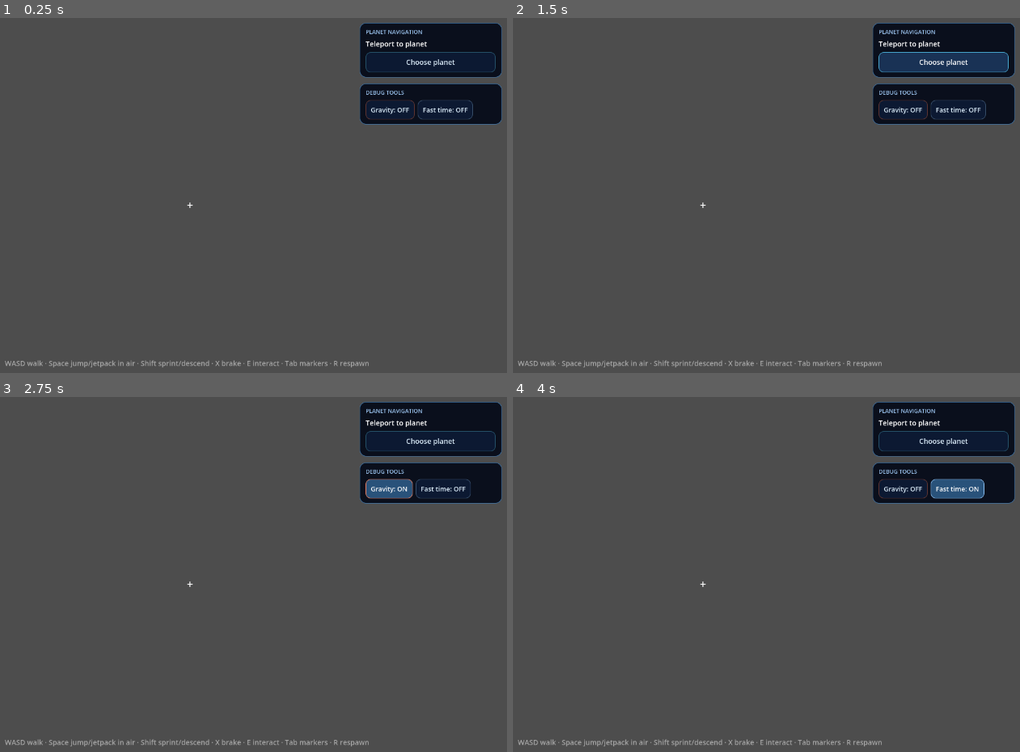
Above: before the commit, frames 1-4 (two rows, left to right).
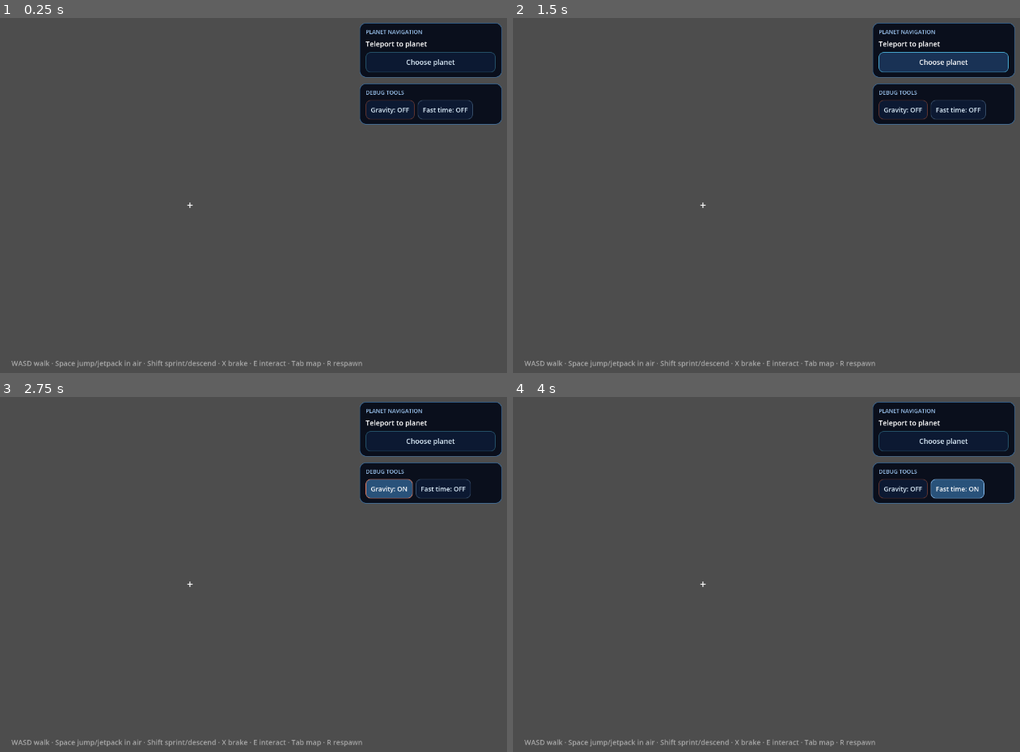
Above: after the commit, the same moments.

Repository: mdufaud/outer-godot
Game: Godot game, scene res://scenes/hud.tscn
The game is run twice, just before and just after one commit, with the same random seed, the same clock (stepped at 60 frames per second) and the same inputs. This scene is started directly instead of the project's main scene.
Inputs:
- Up to frame 1 (0.25 s): no input
- Up to frame 2 (1.5 s): click "Choose planet" at 0.5 s; click "Hide planets" at 1.25 s
- Up to frame 3 (2.75 s): click "Gravity: OFF" at 2 s
- Up to frame 4 (4 s): click "Gravity: ON" at 2.75 s; click "Fast time: OFF" at 3.5 s

The runs differ from the first frame. In frame 1, 0.5% of the frame differs, in the area x 0-73%, y 96-99%; in frame 2, 0.5%; in frame 3, 0.5%; in frame 4, 0.5%.

Commit message:
hud globe

Diff:
--- a/scripts/hud.gd
+++ b/scripts/hud.gd
@@ -1,6 +1,7 @@
 extends CanvasLayer
 
 const BonificationMathScript := preload("res://scripts/bonification_math.gd")
+const HudGlobeScript := preload("res://scripts/hud_globe.gd")
 
 class NavigationOverlay extends Control:
 	var hud: CanvasLayer
@@ -28,6 +29,7 @@
 var gravity_button: Button
 var orbit_button: Button
 var navigation_overlay: NavigationOverlay
+var globe: Control
 var planet_markers_visible := false
 var celestial_bodies: Array[Node3D] = []
 var gravity_debug_visible := false
@@ -37,8 +39,8 @@
 var aimed_body: Node3D
 var ui_scale := 1.0
 
-const HINT_FOOT := "WASD walk · Space jump/jetpack in air · Shift sprint/descend · X brake · E interact · Tab markers · R respawn"
-const HINT_SHIP := "WASD thrust · Space/Shift up/down · Mouse steer · LMB lock · Z/C roll · X brake · Tab markers · E exit"
+const HINT_FOOT := "WASD walk · Space jump/jetpack in air · Shift sprint/descend · X brake · E interact · Tab map · R respawn"
+const HINT_SHIP := "WASD thrust · Space/Shift up/down · Mouse steer · LMB lock · Z/C roll · X brake · Tab map · E exit"
 const MARKER_MARGIN := 42.0
 const SHIP_COLOR := Color(0.35, 0.85, 1.0, 0.9)
 const PLANET_COLOR := Color(1.0, 0.82, 0.42, 0.82)
@@ -65,6 +67,7 @@
 		if body is Node3D:
 			celestial_bodies.append(body)
 	_build_navigation_overlay()
+	_build_globe()
 
 	var crosshair := Label.new()
 	crosshair.text = "+"
@@ -114,6 +117,14 @@
 	navigation_overlay.position = Vector2.ZERO
 	navigation_overlay.size = get_viewport().get_visible_rect().size
 	add_child(navigation_overlay)
+
+
+func _build_globe() -> void:
+	globe = HudGlobeScript.new()
+	globe.name = "HudGlobe"
+	globe.hud = self
+	globe.mouse_filter = Control.MOUSE_FILTER_IGNORE
+	add_child(globe)
 
 
 func _build_teleport_menu() -> void:
@@ -253,6 +264,9 @@
 	if navigation_overlay != null:
 		navigation_overlay.size = teleport_root.size
 	var viewport_size := teleport_root.size
+	if globe != null:
+		globe.size = Vector2(180.0, 190.0) * ui_scale
+		globe.position = Vector2((viewport_size.x - globe.size.x) * 0.5, 24.0 * ui_scale)
 	var margin := 16.0 * ui_scale
 	var width := clampf(viewport_size.x * 0.22, 236.0 * ui_scale, 286.0 * ui_scale)
 	width = minf(width, maxf(216.0, viewport_size.x - margin * 2.0))
--- /dev/null
+++ b/scripts/hud_globe.gd
@@ -0,0 +1,241 @@
+extends Control
+
+const GLOBE_RADIUS := 62.0
+const LAT_STEPS := [-60.0, -30.0, 0.0, 30.0, 60.0]
+const MERIDIAN_COUNT := 4
+const ARC_SEGMENTS := 48
+const TRAIL_LENGTH := 100.0
+const TRAIL_SPACING := 4.0
+const TELEPORT_JUMP := 50.0
+const FACE_SMOOTH := 8.0
+
+const GRID_COLOR := Color(0.58, 0.82, 1.0, 0.68)
+const NORTH_COLOR := Color(1.0, 0.42, 0.34)
+const SOUTH_COLOR := Color(0.42, 0.72, 1.0)
+const PLAYER_COLOR := Color(0.45, 1.0, 0.70)
+
+var hud
+var main: Node3D
+var player: CharacterBody3D
+var _floating_origin: Node
+var _origin_shift_total := Vector3.ZERO
+var _body: Node3D
+var _direction := Vector3.UP
+var _face := Vector3.FORWARD
+var _right := Vector3.RIGHT
+var _latitude_degrees := 0.0
+var _altitude := -1.0
+var _trail: Array[Vector3] = []
+var _trail_body: Node3D
+var _last_sample_world := Vector3.ZERO
+var _has_last_sample := false
+var _latitude_rings: Array[PackedVector3Array] = []
+
+
+func _ready() -> void:
+	var hud_node := get_tree().get_first_node_in_group("hud")
+	if hud_node != null:
+		main = hud_node.get_parent() as Node3D
+	if main != null:
+		player = main.get("player") as CharacterBody3D
+		_floating_origin = main.get_node_or_null("FloatingOrigin")
+		if _floating_origin != null:
+			_origin_shift_total = _floating_origin.get("total_shift")
+	_precompute_latitude_rings()
+	visible = false
+
+
+func _process(delta: float) -> void:
+	if hud == null or not is_instance_valid(player):
+		visible = false
+		return
+	if player.piloting:
+		visible = false
+		return
+	if _floating_origin == null and main != null:
+		_floating_origin = main.get_node_or_null("FloatingOrigin")
+	if _floating_origin != null:
+		var shift_total: Vector3 = _floating_origin.get("total_shift")
+		if not shift_total.is_equal_approx(_origin_shift_total):
+			_origin_shift_total = shift_total
+			queue_redraw()
+			return
+	var nearest := Gravity.get_nearest_surface(player.global_position) as Node3D
+	if nearest == null:
+		visible = false
+		_body = null
+		return
+	_body = nearest
+	visible = hud.planet_markers_visible
+	var offset := player.global_position - _body.global_position
+	if offset.length_squared() < 0.0001:
+		visible = false
+		return
+	_direction = offset.normalized()
+	_update_view_frame(delta)
+	_update_trail()
+	_latitude_degrees = rad_to_deg(asin(clampf(_direction.dot(Vector3.UP), -1.0, 1.0)))
+	_altitude = Gravity.get_altitude(player.global_position)
+	queue_redraw()
+
+
+func _update_view_frame(delta: float) -> void:
+	var target_face := _direction - Vector3.UP * _direction.dot(Vector3.UP)
+	if target_face.length_squared() > 0.0001:
+		target_face = target_face.normalized()
+		_face = _face.slerp(target_face, 1.0 - exp(-FACE_SMOOTH * delta)).normalized()
+	_right = Vector3.UP.cross(_face).normalized()
+
+
+func _update_trail() -> void:
+	var current := player.global_position - _body.global_position
+	if _body != _trail_body:
+		_trail.clear()
+		_trail_body = _body
+		_last_sample_world = current
+		_has_last_sample = true
+		return
+	if not _has_last_sample:
+		_last_sample_world = current
+		_has_last_sample = true
+		return
+	var distance := current.distance_to(_last_sample_world)
+	if distance > TELEPORT_JUMP:
+		_trail.clear()
+		_last_sample_world = current
+		return
+	if distance < TRAIL_SPACING:
+		return
+	_trail.append(_direction)
+	_last_sample_world = current
+	var maximum := int(TRAIL_LENGTH / TRAIL_SPACING)
+	while _trail.size() > maximum:
+		_trail.pop_front()
+
+
+func _precompute_latitude_rings() -> void:
+	_latitude_rings.clear()
+	for latitude_value in LAT_STEPS:
+		var latitude := deg_to_rad(float(latitude_value))
+		var ring := PackedVector3Array()
+		for segment in range(ARC_SEGMENTS + 1):
+			var angle := TAU * float(segment) / float(ARC_SEGMENTS)
+			var ring_radius := cos(latitude)
+			ring.append(Vector3(ring_radius * cos(angle), -sin(latitude), ring_radius * sin(angle)))
+		_latitude_rings.append(ring)
+
+
+func _draw() -> void:
+	if _body == null or hud == null:
+		return
+	var scale := float(hud.ui_scale)
+	var radius := GLOBE_RADIUS * scale
+	var center := Vector2(size.x * 0.5, radius + 16.0 * scale)
+	draw_arc(center, radius, 0.0, TAU, ARC_SEGMENTS, GRID_COLOR, 1.5 * scale, true)
+	_draw_latitudes(center, radius, scale)
+	_draw_meridians(center, radius, scale)
+	_draw_poles(center, radius, scale)
+	_draw_trail(center, radius, scale)
+	_draw_ship(center, radius, scale)
+	_draw_player(center, radius, scale)
+	_draw_label(center, radius, scale)
+
+
+func _draw_latitudes(center: Vector2, radius: float, scale: float) -> void:
+	for index in range(_latitude_rings.size()):
+		var projected := PackedVector2Array()
+		var depths := PackedFloat32Array()
+		for point in _latitude_rings[index]:
+			projected.append(center + Vector2(point.x, point.y) * radius)
+			depths.append(point.z)
+		var width := (1.5 if is_zero_approx(float(LAT_STEPS[index])) else 0.9) * scale
+		_draw_depth_curve(projected, depths, width)
+
+
+func _draw_meridians(center: Vector2, radius: float, scale: float) -> void:
+	var face_angle := atan2(_face.x, _face.z)
+	for meridian in range(MERIDIAN_COUNT):
+		var longitude := float(meridian) * PI / float(MERIDIAN_COUNT)
+		var relative := longitude - face_angle
+		var projected := PackedVector2Array()
+		var depths := PackedFloat32Array()
+		for segment in range(ARC_SEGMENTS + 1):
+			var angle := TAU * float(segment) / float(ARC_SEGMENTS)
+			projected.append(center + Vector2(sin(relative) * cos(angle), -sin(angle)) * radius)
+			depths.append(cos(relative) * cos(angle))
+		_draw_depth_curve(projected, depths, 0.9 * scale)
+
+
+func _draw_depth_curve(points: PackedVector2Array, depths: PackedFloat32Array, width: float) -> void:
+	var far_color := Color(GRID_COLOR, GRID_COLOR.a * 0.24)
+	var near_color := GRID_COLOR
+	for near_pass in [false, true]:
+		var color := near_color if near_pass else far_color
+		for index in range(points.size() - 1):
+			var is_near := (depths[index] + depths[index + 1]) * 0.5 > 0.0
+			if is_near == near_pass:
+				draw_line(points[index], points[index + 1], color, width, true)
+
+
+func _project(direction: Vector3, center: Vector2, radius: float) -> Vector2:
+	return center + Vector2(direction.dot(_right), -direction.dot(Vector3.UP)) * radius
+
+
+func _draw_poles(center: Vector2, radius: float, scale: float) -> void:
+	var font := ThemeDB.fallback_font
+	var north := center + Vector2.UP * radius
+	var south := center + Vector2.DOWN * radius
+	draw_line(north + Vector2.LEFT * 5.0 * scale, north + Vector2.RIGHT * 5.0 * scale, NORTH_COLOR, 2.0 * scale, true)
+	draw_string(font, north + Vector2(8.0, 5.0) * scale, "N", HORIZONTAL_ALIGNMENT_LEFT, -1.0, hud._px(13), NORTH_COLOR)
+	draw_line(south + Vector2.LEFT * 5.0 * scale, south + Vector2.RIGHT * 5.0 * scale, SOUTH_COLOR, 2.0 * scale, true)
+	draw_string(font, south + Vector2(8.0, 5.0) * scale, "S", HORIZONTAL_ALIGNMENT_LEFT, -1.0, hud._px(13), SOUTH_COLOR)
+
+
+func _draw_trail(center: Vector2, radius: float, scale: float) -> void:
+	for index in range(_trail.size()):
+		var direction := _trail[index]
+		if direction.dot(_face) <= 0.0:
+			continue
+		var age := float(index + 1) / float(_trail.size())
+		var color := Color(PLAYER_COLOR, lerpf(0.16, 0.72, age))
+		draw_circle(_project(direction, center, radius), 1.6 * scale, color)
+
+
+func _draw_player(center: Vector2, radius: float, scale: float) -> void:
+	var position_value := _project(_direction, center, radius)
+	draw_circle(position_value, 3.2 * scale, PLAYER_COLOR)
+	draw_arc(position_value, 6.0 * scale, 0.0, TAU, 20, Color(PLAYER_COLOR, 0.82), 1.3 * scale, true)
+
+
+func _draw_ship(center: Vector2, radius: float, scale: float) -> void:
+	if main == null:
+		return
+	var ship := main.get("ship") as Node3D
+	if not is_instance_valid(ship) or Gravity.get_nearest_surface(ship.global_position) != _body:
+		return
+	var ship_offset := ship.global_position - _body.global_position
+	if ship_offset.length_squared() < 0.0001:
+		return
+	var ship_direction := ship_offset.normalized()
+	var position_value := _project(ship_direction, center, radius)
+	var color: Color = hud.SHIP_COLOR
+	if ship_direction.dot(_face) <= 0.0:
+		color.a *= 0.32
+	var diamond := PackedVector2Array([
+		position_value + Vector2.UP * 5.0 * scale,
+		position_value + Vector2.RIGHT * 5.0 * scale,
+		position_value + Vector2.DOWN * 5.0 * scale,
+		position_value + Vector2.LEFT * 5.0 * scale,
+	])
+	draw_colored_polygon(diamond, Color(color, color.a * 0.28))
+	draw_polyline(PackedVector2Array([diamond[0], diamond[1], diamond[2], diamond[3], diamond[0]]), color, 1.2 * scale, true)
+	var distance_text: String = hud._format_distance(player.global_position.distance_to(ship.global_position))
+	draw_string(ThemeDB.fallback_font, position_value + Vector2(7.0, -6.0) * scale, "SHIP  %s" % distance_text, HORIZONTAL_ALIGNMENT_LEFT, -1.0, hud._px(10), color)
+
+
+func _draw_label(center: Vector2, radius: float, scale: float) -> void:
+	var text := "%s\nLat %+.0f°" % [_body.name, _latitude_degrees]
+	if _altitude >= 0.0:
+		text += "  Alt %.0f m" % _altitude
+	var color := Color(0.72, 0.88, 1.0, 0.9)
+	draw_multiline_string(ThemeDB.fallback_font, Vector2(0.0, center.y + radius + 20.0 * scale), text, HORIZONTAL_ALIGNMENT_CENTER, size.x, hud._px(12), 2, color)
--- a/scripts/touch_hud.gd
+++ b/scripts/touch_hud.gd
@@ -68,11 +68,13 @@
 		_add_btn("Roll L", "roll_left", Callable(), 2, 1)
 		_add_btn("Exit", "", _exit_ship, 1, 1)
 		_add_btn("R", "", _respawn, 0, 2)
+		_add_btn("Map", "", _toggle_map, 1, 2)
 	else:
 		_add_btn("Jump", "jump", Callable(), 0, 0)
 		_add_btn("Sprint", "sprint", Callable(), 0, 1)
 		_add_btn("E", "", _interact, 1, 0)
 		_add_btn("R", "", _respawn, 1, 1)
+		_add_btn("Map", "", _toggle_map, 1, 2)
 	_notify_hud_layout()
 	queue_redraw()
 
@@ -221,6 +223,12 @@
 
 func _respawn() -> void:
 	main.respawn()
+
+
+func _toggle_map() -> void:
+	var hud := get_tree().get_first_node_in_group("hud")
+	if hud != null:
+		hud.planet_markers_visible = not hud.planet_markers_visible
 
 
 func _draw() -> void:
@@ -277,6 +285,8 @@
 			return "↶"
 		"Exit":
 			return "×"
+		"Map":
+			return "◍"
 	return "•"
 
 
@@ -298,6 +308,8 @@
 		return Color(1.0, 0.56, 0.36)
 	if label in ["R", "Roll R", "Roll L"]:
 		return Color(1.0, 0.78, 0.36)
+	if label == "Map":
+		return Color(0.65, 0.85, 1.0)
 	return Color(0.65, 0.78, 1.0)
 
 
